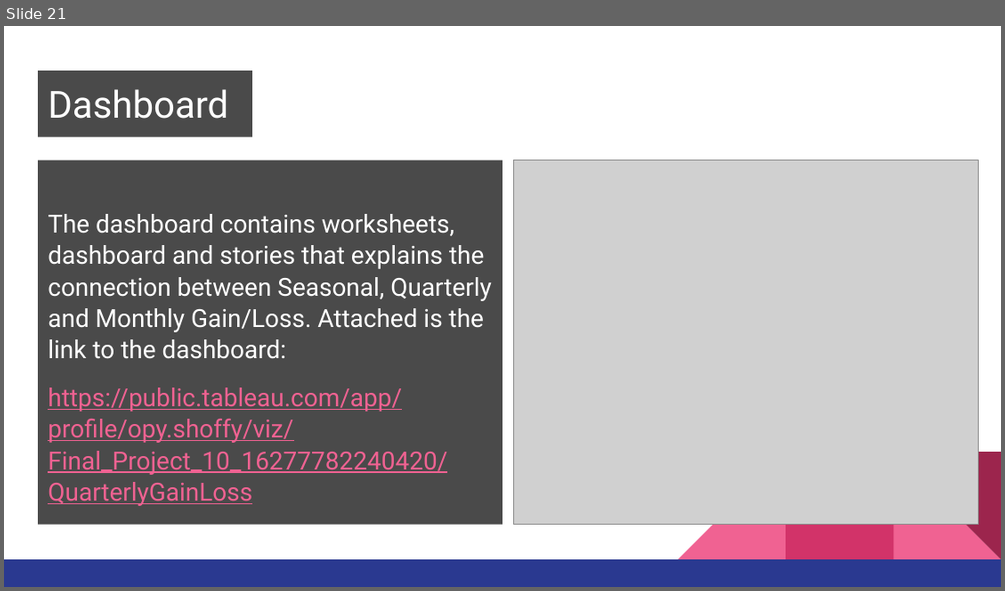
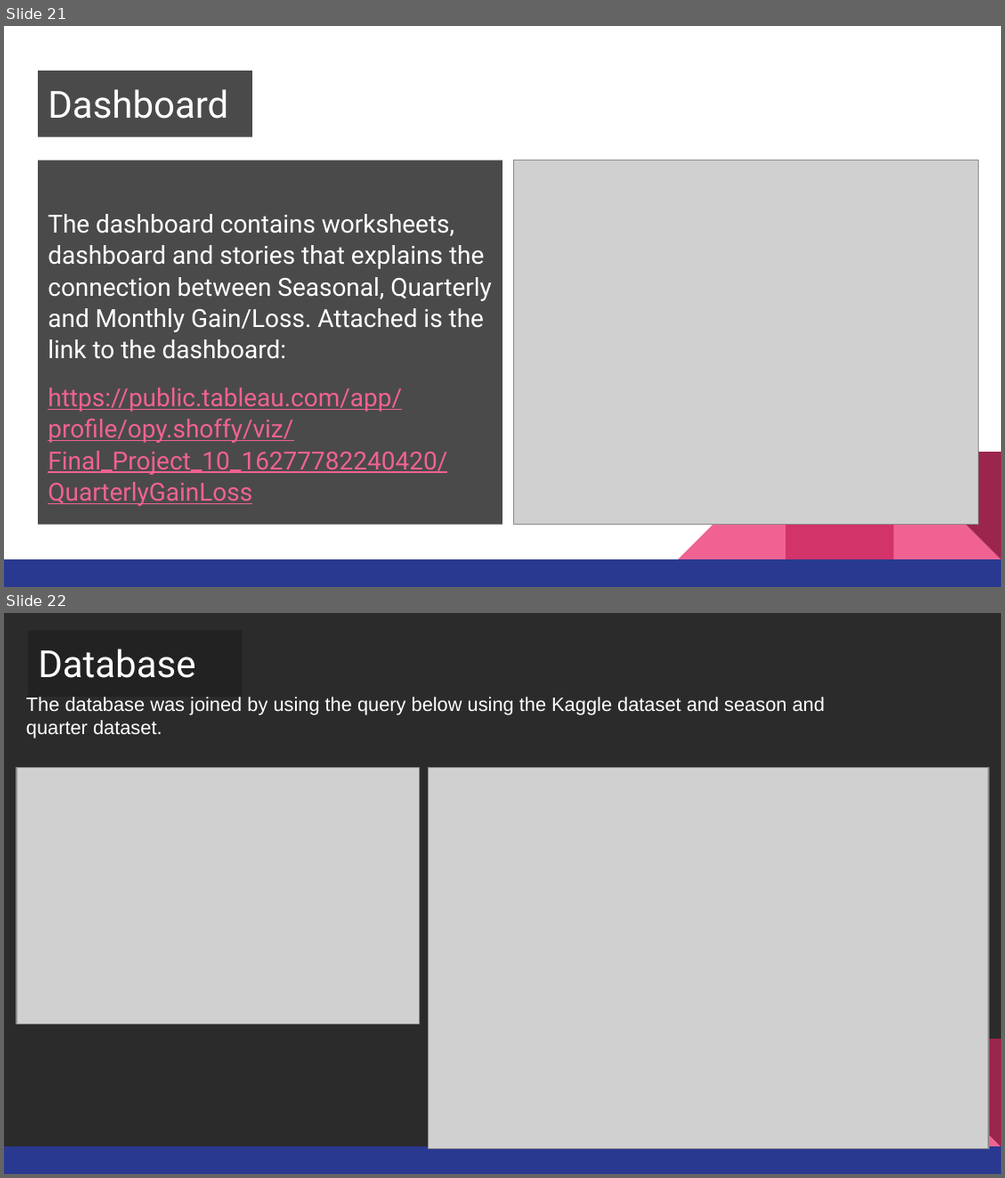
Before and after one commit to opeoje91/Final_Project_10_UTA, a slide deck: SEGMENT 2/Group 10 PowerPoint_Segment_2.pptx. Shown one above the other, each under a label of ours: slide 21 before the commit, slides 21 and 22 after it. The pictures are 1005x591 and 1005x1178 pixels, drawn with LibreOffice and Linux fonts; fonts in the diff are those of the drawing; grey boxes stand for pictures; background and template pictures are left out; a plain dark background stands for a picture behind light text. Boxes give left, top, right and bottom in pixels: in the first picture for what was removed or moved away, otherwise in the second. Text is boxed around its words. In the diff, an @@ line names an element or a change of style, - is before the commit and + after.

Commit message:
adding r and db to PPT

```diff
--- a/SEGMENT 2/Group 10 PowerPoint_Segment_2.pptx
+++ b/SEGMENT 2/Group 10 PowerPoint_Segment_2.pptx
@@ slide 22 added at (4,613,1001,1174), background picture (left out); not listed: 3 template elements that a slide beside it also shows @@
@@ title added at (28,630,243,696), fill #222222 at 81% opacity, 27 pt, text #FFFFFF @@
+Database
@@ text added at (26,697,825,738), 14 pt, text #FFFFFF @@
+The database was joined by using the query below using the Kaggle dataset and season and quarter dataset.
@@ picture added at (16,768,419,1023) @@
@@ picture added at (429,768,989,1148) @@
```
Also in this commit, not shown: 2 other slides added, 5 other files.
